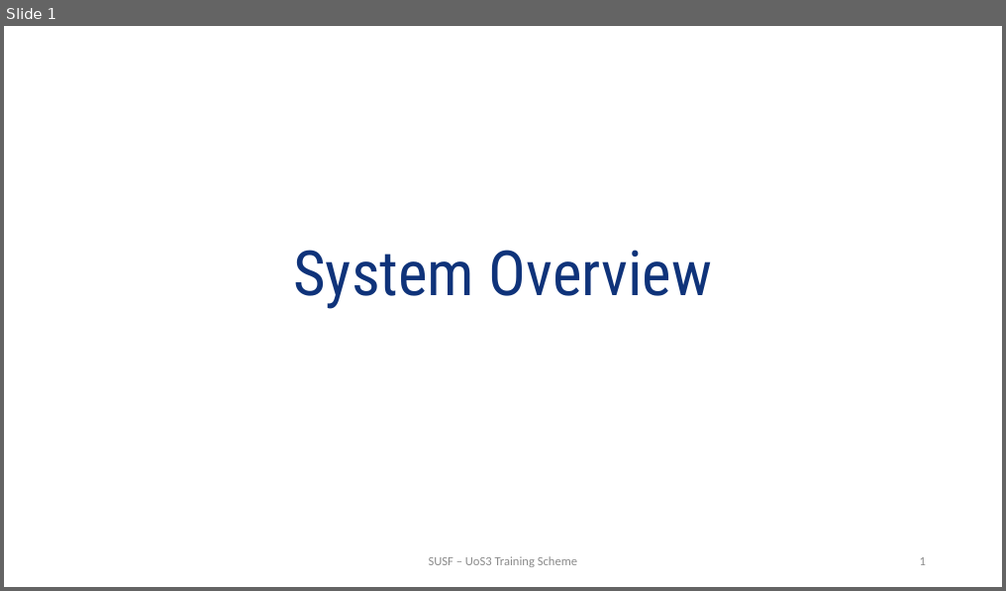
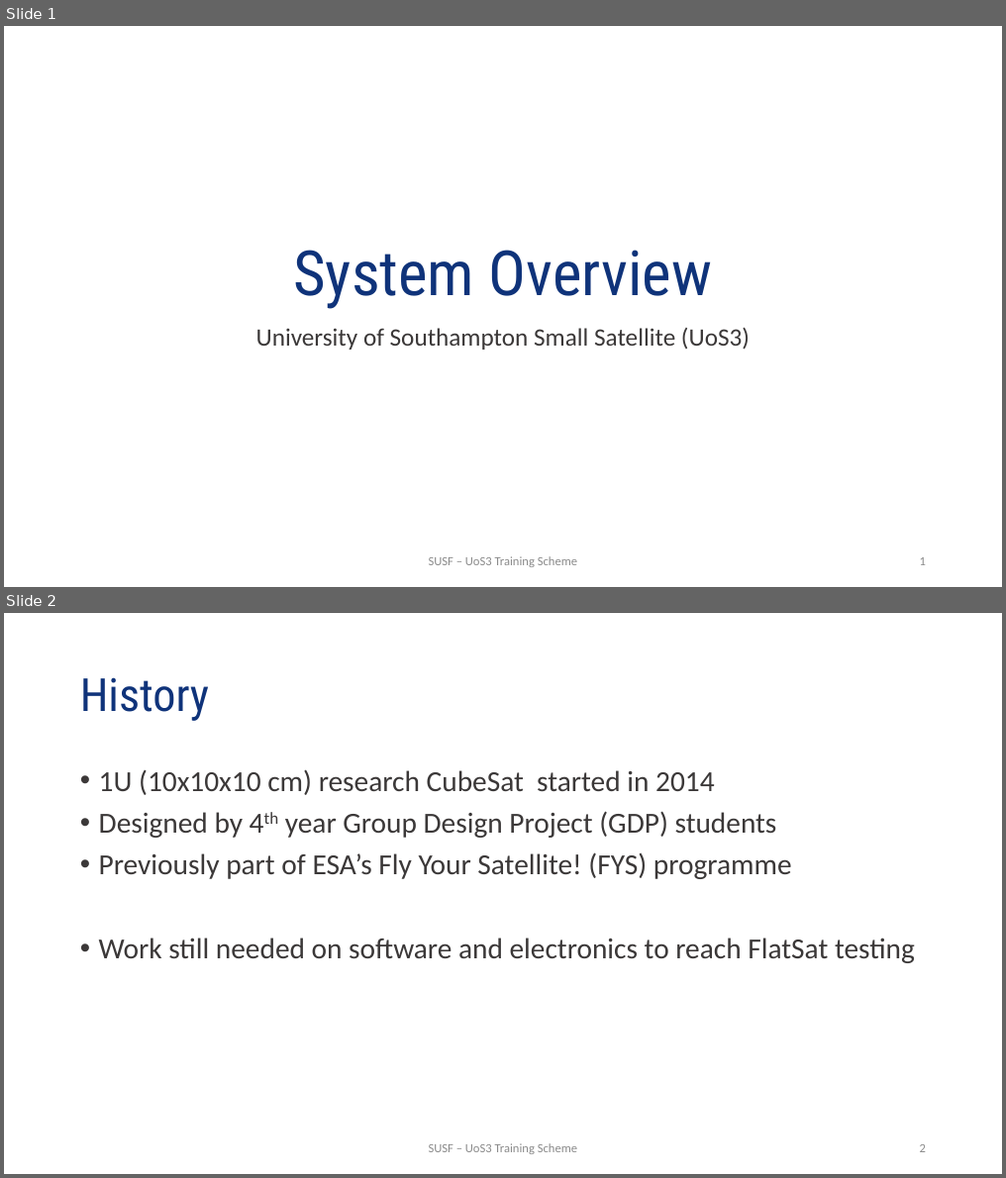
Before and after one commit to uos3/training-scheme, a slide deck: platform/UTS_SystemOverview.pptx. Shown one above the other, each under a label of ours: slide 1 before the commit, slides 1 and 2 after it. The pictures are 1006x591 and 1006x1178 pixels, drawn with LibreOffice and Linux fonts; fonts in the diff are those of the drawing; background and template pictures are left out. Boxes give left, top, right and bottom in pixels: in the first picture for what was removed or moved away, otherwise in the second. Text is boxed around its words. In the diff, an @@ line names an element or a change of style, - is before the commit and + after.

```diff
--- a/platform/UTS_SystemOverview.pptx
+++ b/platform/UTS_SystemOverview.pptx
@@ slide 2 added at [4, 613, 1002, 1174], background #FFFFFF @@
@@ title added at [80, 677, 209, 721], 44 pt, text #0F337A @@
+History
@@ text added at [99, 769, 915, 963], 28 pt, text #3B3838 @@
+• 1U (10x10x10 cm) research CubeSat started in 2014
+• Designed by 4th year Group Design Project (GDP) students
+• Previously part of ESA’s Fly Your Satellite! (FYS) programme
+• Work still needed on software and electronics to reach FlatSat testing
@@ text added at [429, 1144, 577, 1155], 12 pt, text #8C8C8C @@
+SUSF – UoS3 Training Scheme
@@ page number added at [920, 1145, 926, 1153], 12 pt, text #8C8C8C @@
+2
@@ slide 1 changed as well @@
@@ subtitle added at [256, 327, 749, 350], 24 pt, text #3B3838 @@
+University of Southampton Small Satellite (UoS3)
```
Also in this commit, not shown: 5 other slides added.
